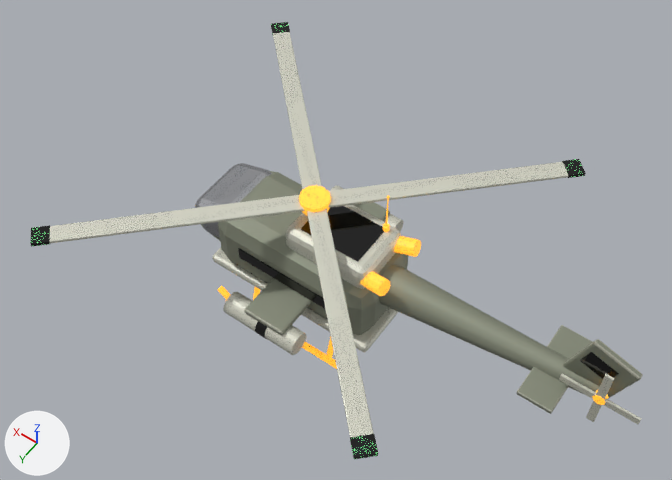
The glTF model assets/models/gunship.glb as it was, and as the next commit left it.
Before and after are seen from a camera (50 mm lens) standing at (-3.6, 4.82, 8.99) and looking at (-0.14, -0.03, 1.38). Every picture has the same lights, and +X, +Y and +Z are marked at lower left. The older version comes first. Where no turn or scale is listed for an object, it has been applied to the vertices. Vertices at exactly the same position are counted once.

Objects in the first picture: 'Body', 'Rotor', 'TailRotor'.
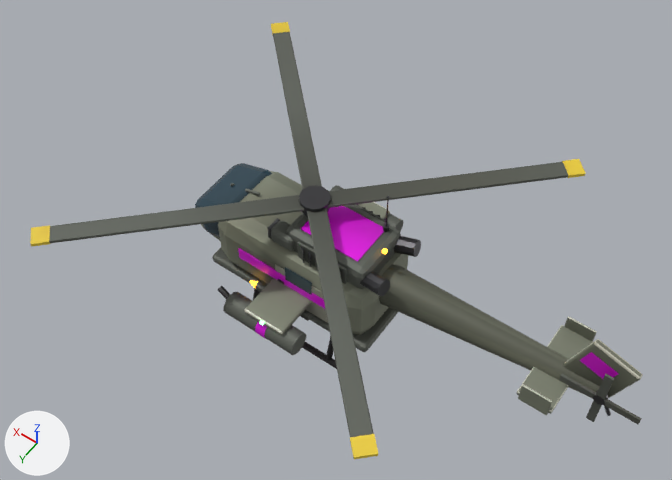
Changed parts and their boxes [x1, y1, x2, y2] in the pictures (672 x 480 px):
'Body', recoloured, reshaped: before [195, 163, 643, 414]; after [195, 163, 643, 416]
'Rotor', recoloured: [30, 22, 586, 459] in both
'TailRotor', recoloured (grey to black): [559, 374, 642, 424] in both
part 1 of me_body, added (mostly hidden): after [354, 204, 386, 222]
part 2 of me_body, added: after [564, 316, 597, 342]
part 3 of me_body, added: after [275, 264, 328, 323]
part 4 of me_body, added: after [285, 267, 312, 295]
part 5 of me_body, added: after [297, 241, 347, 284]
part 6 of me_body, added: after [271, 220, 294, 251]
part 7 of me_body, added: after [268, 218, 280, 239]
part 8 of me_body, added: after [518, 384, 552, 415]
part 9 of me_body, added: after [214, 172, 393, 347]
part 10 of me_body, surface changed: [195, 163, 643, 414] in both
part 11 of me_rotor, reshaped: [49, 32, 568, 437] in both
part 12 of me_rotor, surface changed: [30, 22, 586, 459] in both

Diff of the bpy script that builds the scene:
```diff
--- a/assets/models/gunship.glb.py
+++ b/assets/models/gunship.glb.py
@@ mat_palette @@
 n0 = _N.new('ShaderNodeBsdfPrincipled'); n0.name = 'Principled BSDF'
-n0.inputs[28].default_value = 1.0  # 'Emission Strength'
+n0.inputs[28].default_value = 5.0  # 'Emission Strength'
 n1 = _N.new('ShaderNodeOutputMaterial'); n1.name = 'Material Output'
@@ mat_palette @@
 n2.interpolation = 'Closest'
+n6 = _N.new('ShaderNodeMix'); n6.name = 'Mix'
+n6.data_type = 'RGBA'
+n6.blend_type = 'MULTIPLY'
+n6.inputs[0].default_value = 1.0  # 'Factor'
+n7 = _N.new('ShaderNodeVertexColor'); n7.name = 'Color Attribute'
 n3 = _N.new('ShaderNodeTexImage'); n3.name = 'Image Texture.001'
@@ mat_palette @@
 _L.new(n2.outputs[0], n0.inputs[27])  # 'Color' to 'Emission Color'
-_L.new(n3.outputs[0], n0.inputs[0])  # 'Color' to 'Base Color'
 _L.new(n4.outputs[2], n0.inputs[1])  # 'Blue' to 'Metallic'
@@ mat_palette @@
 _L.new(n5.outputs[0], n4.inputs[0])  # 'Color' to 'Color'
+_L.new(n6.outputs[2], n0.inputs[0])  # 'Result' to 'Base Color'
+_L.new(n7.outputs[0], n6.inputs[7])  # 'Color' to 'B'
+_L.new(n3.outputs[0], n6.inputs[6])  # 'Color' to 'A'
@@ me_body @@
-me_body.from_pydata(...)  # 1108 vertices, 1976 faces; spans x -3.41..1.85, y -1.06..1.06, z 0.02..2.18
+me_body.from_pydata(...)  # 2134 vertices, 3780 faces; spans x -3.41..1.85, y -1.06..1.06, z 0.02..2.18
+# me_body part 1: the loose piece of 56 vertices spanning x -0.2..0.3, y -1.0..1.0, z 0.88..0.96 is copied, and the copy is multiplied about its middle by the matrix ((1.238, 0.0, 0.0), (0.0, 0.0, -0.438), (0.0, 0.117, 0.0)), then moved by (-0.3, -0.37, 0.58); it spans x -0.55..0.05, y -0.38..-0.35, z 1.38..1.62
+# me_body part 2: the loose piece of 56 vertices spanning x -3.41..-2.75, y -0.04..0.04, z 1.33..2.07 is copied, and the copy is multiplied about its middle by the matrix ((0.58, 0.0, 0.188), (0.0, 0.247, 0.0), (-0.13, 0.0, 0.4)), then moved by (0.38, -0.45, -0.28); it spans x -2.85..-2.55, y -0.46..-0.44, z 1.29..1.55
+# me_body part 3: a new loose piece, a box spanning x -0.45..0.25, y 0.5..0.512, z 0.73..1.23, in mat_palette
+# me_body part 4: a new loose piece, a box spanning x -0.22..0.12, y 0.5..0.514, z 1.08..1.28, in mat_palette
+# me_body part 5: the loose piece of 56 vertices spanning x -0.2..0.3, y -1.0..1.0, z 0.88..0.96 is copied, and the copy is multiplied about its middle by the matrix ((1.238, 0.0, 0.0), (0.0, 0.0, 0.438), (0.0, -0.117, 0.0)), then moved by (-0.3, 0.37, 0.58); it spans x -0.55..0.05, y 0.35..0.38, z 1.38..1.62
+# me_body part 6: the loose piece of 56 vertices spanning x -0.85..1.15, y -0.5..0.5, z 0.57..1.43 is copied, and the copy is scaled about its middle by (0.14, 0.193, 0.234), then moved by (0.1, 0.3, 0.5); it spans x 0.1..0.4, y 0.2..0.4, z 1.4..1.6
+# me_body part 7: a new loose piece, a box spanning x 0.395..0.425, y 0.22..0.38, z 1.42..1.58, in mat_palette
+# me_body part 8: the loose piece of 56 vertices spanning x -3.41..-2.75, y -0.04..0.04, z 1.33..2.07 is copied, and the copy is multiplied about its middle by the matrix ((0.58, 0.0, 0.188), (0.0, 0.247, 0.0), (-0.13, 0.0, 0.4)), then moved by (0.38, 0.45, -0.28); it spans x -2.85..-2.55, y 0.44..0.46, z 1.29..1.55
+# me_body part 9: 288 vertices added at x -0.77..1.42, y -0.9..0.9, z 0.54..1.85
+# me_body part 10: 1928 kept faces spanning x -3.41..1.85, y -1.06..1.06, z 0.02..2.18 get new texture (UV) coordinates
+# other edits to the shape of me_body do not show in these pictures
 me_body.materials.append(mat_palette)
@@ me_rotor @@
-me_rotor.from_pydata(...)  # 280 vertices, 524 faces; spans x -2.05..2.05, y -2.05..2.05, z -0.06..0.06
+me_rotor.from_pydata(...)  # 296 vertices, 556 faces; spans x -2.05..2.05, y -2.05..2.05, z -0.06..0.06
+# me_rotor part 11
+# 48 faces are deleted
+# 8 new vertices lie (0.95, 0.95, 0.0) away from vertices in x -2.02..0.12, y -2.02..0.12, z -0.02..0.02
+# 8 new vertices lie (-0.95, 0.95, 0.0) away from vertices in x -0.12..2.02, y -2.02..0.12, z -0.02..0.02
+# 80 new faces join them
+# me_rotor part 12: 476 kept faces spanning x -2.05..2.05, y -2.05..2.05, z -0.06..0.06 get new texture (UV) coordinates
 me_rotor.materials.append(mat_palette)
```
